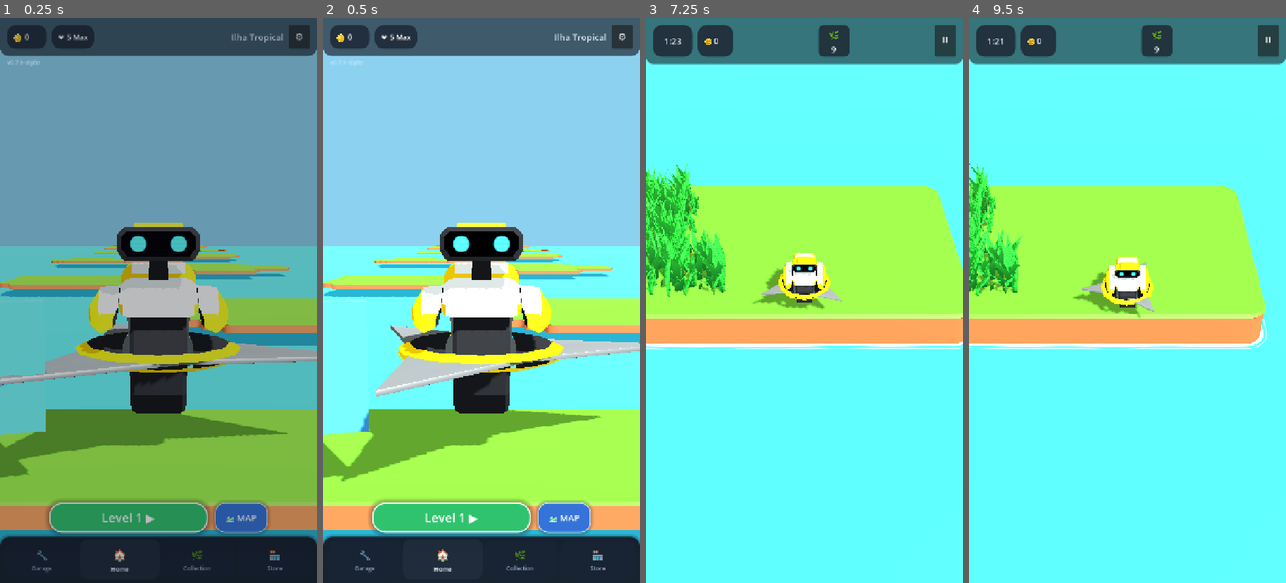
Above: before the commit, frames 1-4 (left to right).
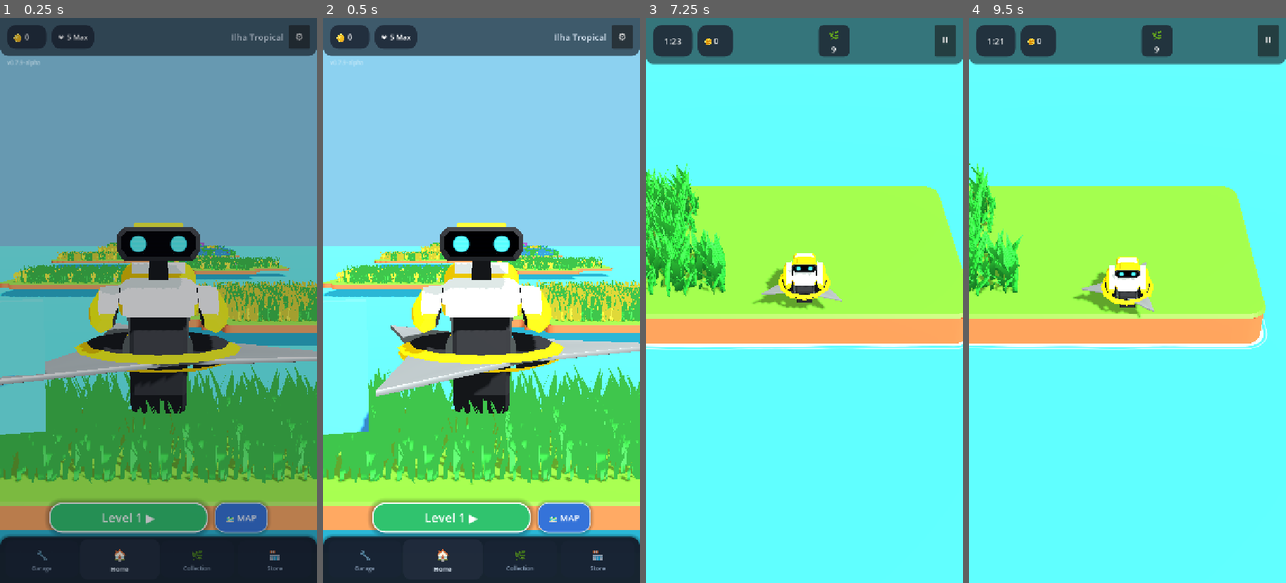
Above: after the commit, the same moments.

Repository: rogerbif/grass-cut-bot
Game: Godot game, scene res://scenes/menu/main_menu.tscn
The game is run twice, just before and just after one commit, with the same random seed, the same clock (stepped at 60 frames per second) and the same inputs.
Inputs (mouse positions are in pixels of both pictures, inside the frame that each line leads up to):
- Up to frame 1 (0.25 s): no input
- Up to frame 2 (0.5 s): no input
- Up to frame 3 (7.25 s): click (775, 515) at 0.5 s, where only the run before the commit has a clickable "Level 1 ▶"; tap Enter at 1.25 s; move the mouse to (874, 272) at 1.27 s; hold Right (ui_right) 1.28-2 s; hold Alt 1.28-2 s; click (874, 272) at 1.42 s; drag from (741, 328) to (788, 413) at 2.02 s; move the mouse to (836, 176) at 2.77 s; hold Right (ui_right) 2.78-3.5 s; tap Z at 2.85 s; click (836, 176) at 2.92 s; drag from (788, 413) to (709, 215) at 3.52 s; move the mouse to (899, 385) at 4.27 s; hold Left (ui_left) 4.28-5 s; tap 1 at 4.35 s; click (899, 385) at 4.42 s; drag from (709, 215) to (756, 159) at 5.02 s; move the mouse to (820, 300) at 5.77 s; hold Down (ui_down) 5.78-6.5 s; tap 2 at 5.85 s; click (820, 300) at 5.92 s; drag from (756, 159) to (741, 328) at 6.52 s
- Up to frame 4 (9.5 s): move the mouse to (1197, 272) at 7.27 s; hold Up (ui_up) 7.28-8 s; tap 3 at 7.35 s; click (1197, 272) at 7.42 s; drag from (1064, 328) to (1111, 413) at 8.02 s; move the mouse to (1159, 176) at 8.77 s; hold Down (ui_down) from 8.78 s (still down); tap 4 at 8.85 s; click (1159, 176) at 8.92 s

The runs differ from the first frame. In frame 1, 18% of the frame differs, in the area x 0-100%, y 39-83%; in frame 2, 18%; in frame 3, less than 0.1%; in frame 4, less than 0.1%.

Commit message:
fix(menu): correcao de direcao natural do scroll e adicao de elementos sobre as ilhas [v0.7.9-alpha]

Diff:
--- a/scripts/menu/island_node.gd
+++ b/scripts/menu/island_node.gd
@@ -10,6 +10,17 @@
 	"island_dirt": preload("res://assets/models/tiles/tile_island_dirt.glb"),
 	"island_end": preload("res://assets/models/tiles/tile_island_end.glb")
 }
+
+const GRASS_MODEL: PackedScene = preload("res://assets/models/grass_01.glb")
+const ROCK_MODEL: PackedScene = preload("res://assets/models/rock.glb")
+const WHEAT_SCENE: PackedScene = preload("res://scenes/plants/wheat_tuft.tscn")
+const FLOWER_SCENE: PackedScene = preload("res://scenes/plants/flower_tuft.tscn")
+
+static var _mat_grass_green: StandardMaterial3D = null
+static var _mat_grass_yellow: StandardMaterial3D = null
+static var _mat_grass_blue: StandardMaterial3D = null
+static var _mat_grass_purple: StandardMaterial3D = null
+static var _mat_rock: StandardMaterial3D = null
 
 @export var level_number: int = 1
 @export var is_unlocked: bool = true
@@ -39,6 +50,76 @@
 	build_miniature_from_json(lvl)
 	update_visuals()
 
+static func _init_materials() -> void:
+	if _mat_grass_green == null:
+		_mat_grass_green = StandardMaterial3D.new()
+		_mat_grass_green.albedo_color = Color(0.25, 0.72, 0.28, 1.0)
+		_mat_grass_green.roughness = 0.92
+
+		_mat_grass_yellow = StandardMaterial3D.new()
+		_mat_grass_yellow.albedo_color = Color(0.92, 0.82, 0.22, 1.0)
+		_mat_grass_yellow.roughness = 0.92
+
+		_mat_grass_blue = StandardMaterial3D.new()
+		_mat_grass_blue.albedo_color = Color(0.24, 0.58, 0.88, 1.0)
+		_mat_grass_blue.roughness = 0.92
+
+		_mat_grass_purple = StandardMaterial3D.new()
+		_mat_grass_purple.albedo_color = Color(0.68, 0.35, 0.85, 1.0)
+		_mat_grass_purple.roughness = 0.92
+
+		_mat_rock = StandardMaterial3D.new()
+		_mat_rock.albedo_color = Color(0.42, 0.46, 0.50, 1.0)
+		_mat_rock.roughness = 0.95
+
+static func _clear_node_owners(node: Node) -> void:
+	node.owner = null
+	for c in node.get_children():
+		_clear_node_owners(c)
+
+static func _strip_visual_mesh(inst: Node3D) -> Node3D:
+	var visual: Node3D = inst.get_node_or_null("VisualMesh") as Node3D
+	if visual != null:
+		inst.remove_child(visual)
+		_clear_node_owners(visual)
+		inst.queue_free()
+		return visual
+	_clear_node_owners(inst)
+	return inst
+
+static func create_miniature_object(otype: String) -> Node3D:
+	_init_materials()
+	if otype == "rock":
+		var r_inst: Node3D = ROCK_MODEL.instantiate() as Node3D
+		for child in r_inst.get_children():
+			if child is MeshInstance3D:
+				(child as MeshInstance3D).material_override = _mat_rock
+		return r_inst
+
+	elif otype == "wheat":
+		var w_inst: Node3D = WHEAT_SCENE.instantiate() as Node3D
+		return _strip_visual_mesh(w_inst)
+
+	elif otype == "flower":
+		var f_inst: Node3D = FLOWER_SCENE.instantiate() as Node3D
+		return _strip_visual_mesh(f_inst)
+
+	else:
+		# grass_green, grass_yellow, grass_blue, grass_purple (ou fallback)
+		var g_inst: Node3D = GRASS_MODEL.instantiate() as Node3D
+		var target_mat: StandardMaterial3D = _mat_grass_green
+		if otype == "grass_yellow":
+			target_mat = _mat_grass_yellow
+		elif otype == "grass_blue":
+			target_mat = _mat_grass_blue
+		elif otype == "grass_purple":
+			target_mat = _mat_grass_purple
+
+		for child in g_inst.get_children():
+			if child is MeshInstance3D:
+				(child as MeshInstance3D).material_override = target_mat
+		return g_inst
+
 func build_miniature_from_json(lvl: int) -> void:
 	if miniature_container == null:
 		return
@@ -113,6 +194,28 @@
 		tile_inst.rotation_degrees.y = float(rot)
 
 		miniature_container.add_child(tile_inst)
+
+	# Instancia os elementos/objetos sobre a ilha (vegetação, rochas, trigo, flores)
+	var objects_arr: Array = data.get("objects", []) as Array
+	for obj_item in objects_arr:
+		if not (obj_item is Dictionary):
+			continue
+		var od: Dictionary = obj_item as Dictionary
+		var ogx: int = int(od.get("gx", 0))
+		var ogz: int = int(od.get("gz", 0))
+		var otype: String = String(od.get("type", "grass_green"))
+		var orot: int = int(od.get("rot", 0))
+
+		var visual: Node3D = create_miniature_object(otype)
+		if visual == null:
+			continue
+
+		var local_ox: float = offset_x + float(ogx) * cell_size
+		var local_oz: float = offset_z + float(ogz) * cell_size
+		visual.position = Vector3(local_ox, 0.0, local_oz)
+		visual.rotation_degrees.y = float(orot)
+
+		miniature_container.add_child(visual)
 
 func update_visuals() -> void:
 	if level_label == null or stars_label == null:
@@ -158,7 +261,7 @@
 
 	if is_map_mode:
 		# Na visão do mapa: repousa sobre o chão voltada para cima (-58° para a câmera)
-		target_pos = Vector3(0.0, 0.08, 0.5)
+		target_pos = Vector3(0.0, 0.18, 0.5)
 		target_rot = Vector3(-58.0, 0.0, 0.0)
 		target_vis = true
 		if plaque_post != null:
@@ -172,7 +275,7 @@
 			if plaque_post != null:
 				plaque_post.visible = true # Estaca visível fincada no chão
 		else:
-			target_pos = Vector3(0.0, 0.08, 0.5)
+			target_pos = Vector3(0.0, 0.18, 0.5)
 			target_rot = Vector3(-58.0, 0.0, 0.0)
 			target_vis = false # Oculta placas de ilhas de fundo para foco total no robô
 
--- a/scripts/menu/menu_camera.gd
+++ b/scripts/menu/menu_camera.gd
@@ -84,9 +84,9 @@
 			else:
 				_end_drag()
 		elif mb.button_index == MOUSE_BUTTON_WHEEL_UP and mb.pressed:
+			snap_to_level(current_snapped_level + 1)
+		elif mb.button_index == MOUSE_BUTTON_WHEEL_DOWN and mb.pressed:
 			snap_to_level(current_snapped_level - 1)
-		elif mb.button_index == MOUSE_BUTTON_WHEEL_DOWN and mb.pressed:
-			snap_to_level(current_snapped_level + 1)
 
 	elif event is InputEventMouseMotion and is_dragging:
 		var mm: InputEventMouseMotion = event as InputEventMouseMotion
@@ -116,14 +116,14 @@
 	var dt: float = maxf(0.001, now - last_touch_time)
 	var delta_y: float = current_screen_pos.y - last_touch_pos.y
 
-	# Cálculo de tracking 1:1 com o deslocamento do dedo
+	# Cálculo de tracking 1:1 rigoroso com o dedo no plano do solo
 	var ratio: float = get_pixel_to_ground_ratio()
-	var movement_z: float = delta_y * ratio
+	var movement_z: float = -delta_y * ratio
 
 	target_scroll_z += movement_z
 	current_scroll_z = clampf(target_scroll_z, min_z - 1.5, max_z + 1.5)
 
-	# Atualiza estimativa de velocidade de flick
+	# Atualiza estimativa de velocidade de flick (positivo = puxada para cima / avanço)
 	var instant_v: float = movement_z / dt
 	flick_velocity = lerp(flick_velocity, instant_v, 0.45)
 
@@ -137,7 +137,7 @@
 
 	# Detecção de gesto rápido (swap / flick) para próxima ou anterior
 	if abs(flick_velocity) > swipe_velocity_threshold:
-		if flick_velocity < 0: # Deslizada para cima -> avança para próxima fase
+		if flick_velocity > 0: # Deslizada para cima -> avança para próxima fase
 			snap_to_level(current_snapped_level + 1)
 		else: # Deslizada para baixo -> retorna para fase anterior
 			snap_to_level(current_snapped_level - 1)
Not shown, changed: docs/04_sistemas_e_gameplay/SISTEMA_DE_INTERFACE_HUD.md
Not shown, changed: docs/historico_melhorias/047_menu_ilhas_miniatura_scroll_1_a_1_e_placas_adaptativas.md
